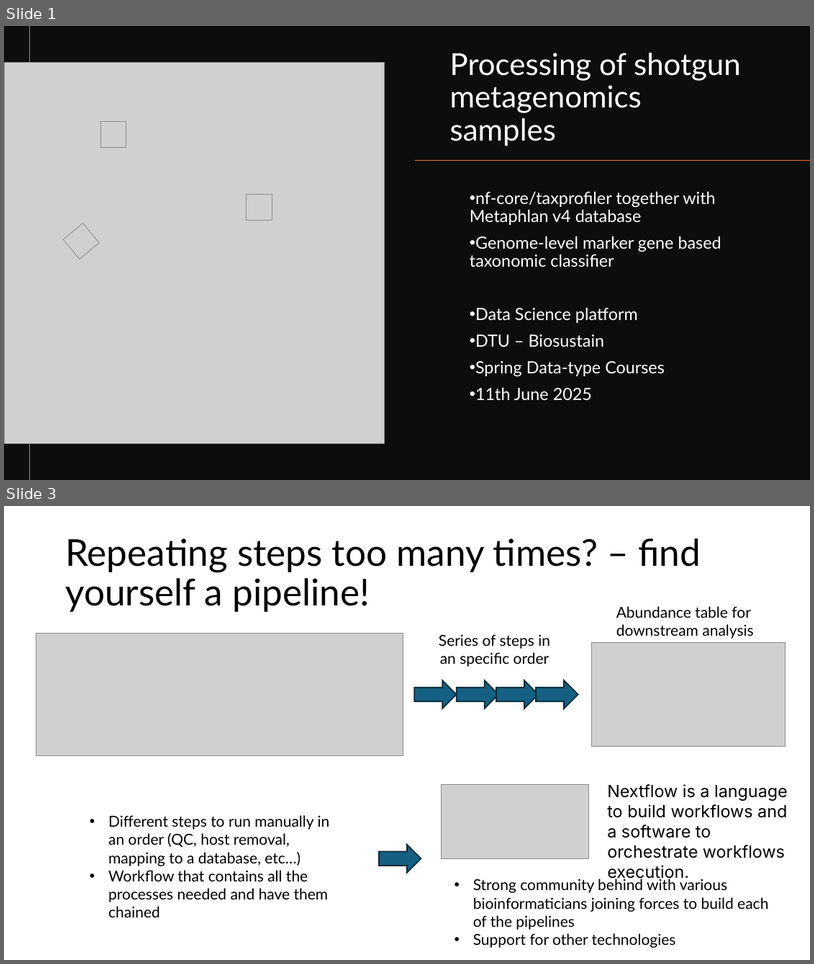
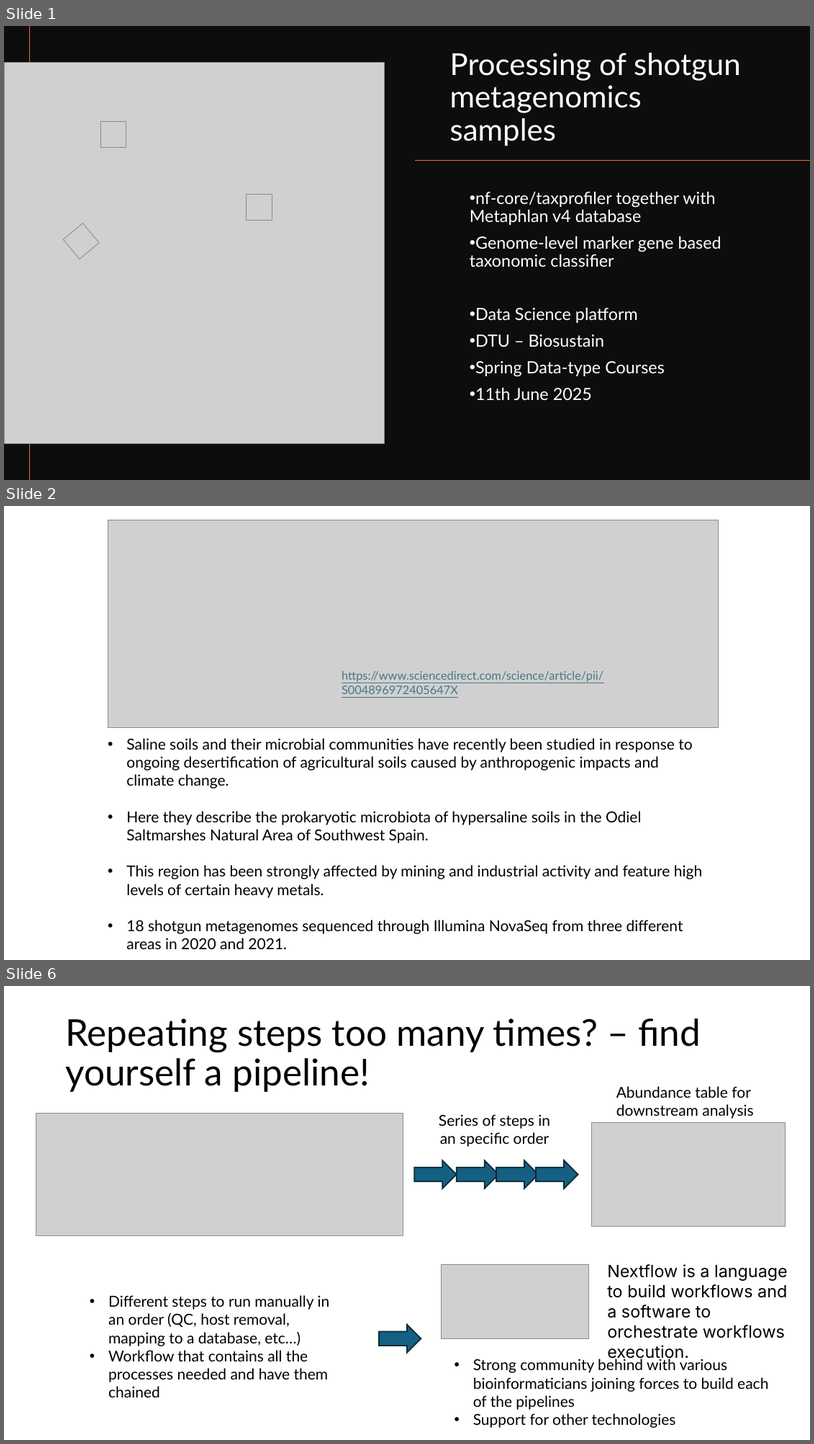
Before and after one commit to biosustain/dsp_metagenomics_training, a slide deck: course_contents/DataProcessing_taxprofiler.pptx. Shown one above the other, each under a label of ours: slides 1 and 3 before the commit, slides 1, 2 and 6 after it; the slides between them are not shown. The pictures are 814x964 and 814x1444 pixels, drawn with LibreOffice and Linux fonts; fonts in the diff are those of the drawing; grey boxes stand for pictures. Boxes give left, top, right and bottom in pixels: in the first picture for what was removed or moved away, otherwise in the second. Text is boxed around its words. In the diff, an @@ line names an element or a change of style, - is before the commit and + after.

```diff
--- a/course_contents/DataProcessing_taxprofiler.pptx
+++ b/course_contents/DataProcessing_taxprofiler.pptx
@@ slide 2 added at box(4, 506, 810, 960), background #FFFFFF @@
@@ picture added at box(108, 520, 719, 728) @@
@@ text added at box(342, 671, 604, 694), 14 pt, text #467886, underline @@
+https://www.sciencedirect.com/science/article/pii/S004896972405647X
@@ text added at box(126, 738, 702, 949), 18 pt, text #000000 @@
+• Saline soils and their microbial communities have recently been studied in response to ongoing desertification of agricultural soils caused by anthropogenic impacts and climate change.
+• Here they describe the prokaryotic microbiota of hypersaline soils in the Odiel Saltmarshes Natural Area of Southwest Spain.
+• This region has been strongly affected by mining and industrial activity and feature high levels of certain heavy metals.
+• 18 shotgun metagenomes sequenced through Illumina NovaSeq from three different areas in 2020 and 2021.
@@ what was slide 3 is now slide 6 @@
```
Also in this commit, not shown: 1 slide changed, 2 other slides added, 2 slides removed, 3 other files.
